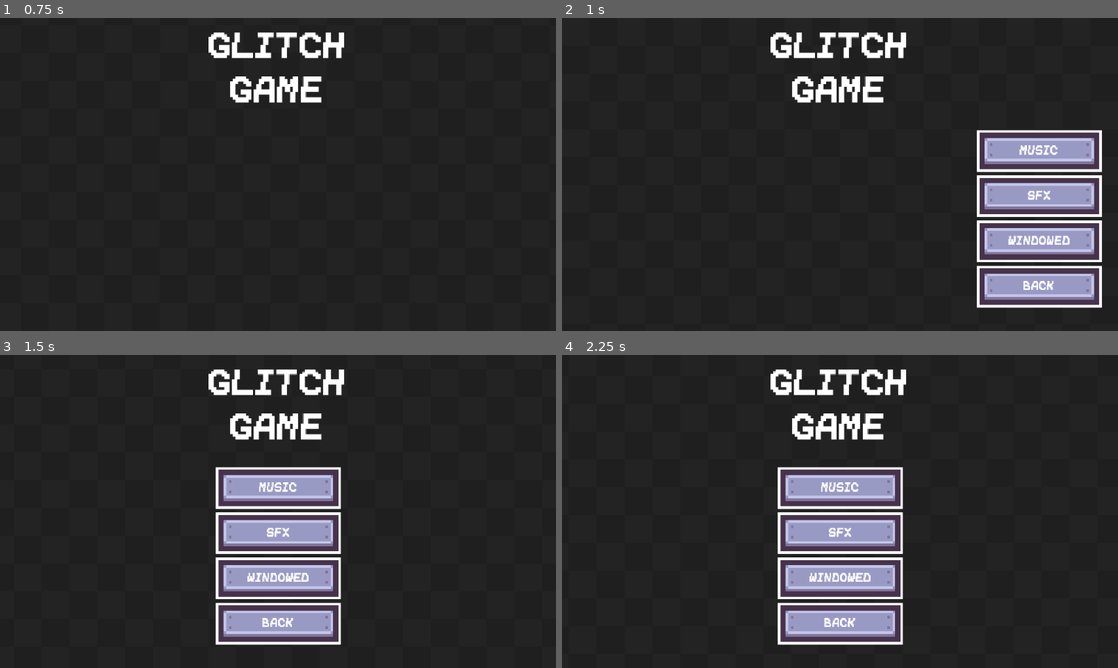
Above: before the commit, frames 1-4 (two rows, left to right).
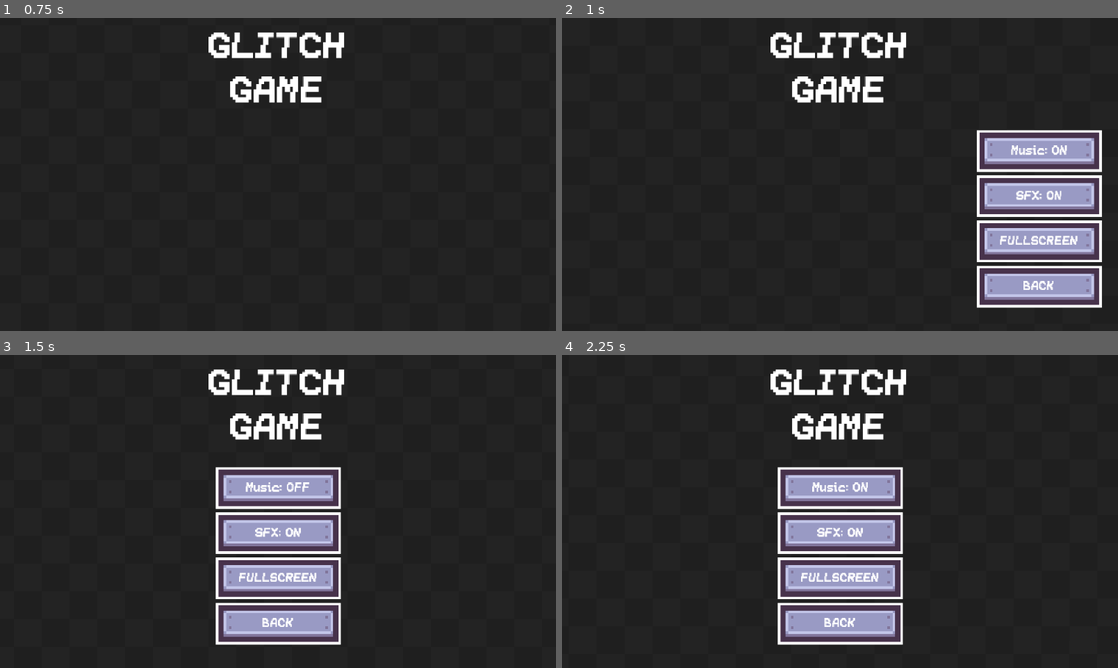
Above: after the commit, the same moments.

Repository: Caio-de-Souza-Marinho/gamejam-42
Game: Godot game, scene res://Scenes/UI/main_menu.tscn
Same seed, same stepped clock (60 frames per second), same inputs: the game is played once before the commit and once after it.
Inputs:
- Up to frame 1 (0.75 s): click "SETTINGS" at 0.5 s
- Up to frame 2 (1 s): no input
- Up to frame 3 (1.5 s): click "MUSIC" (after the commit: "Music: ON") at 1.25 s
- Up to frame 4 (2.25 s): click "MUSIC" (after the commit: "Music: OFF") at 2 s

Frame 1 is identical in both runs. In frame 2, 0.5% of the frame differs, in the area x 78-93%, y 40-73%; in frame 3, 0.5%, in the area x 43-57%, y 40-73%; in frame 4, 0.5%.

Commit message:
add main menu complete

Diff:
--- /dev/null
+++ b/Autoloads/global.gd
@@ -0,0 +1,25 @@
+extends Node
+
+var save_path = "user://save.json"
+
+var settings: Dictionary = {
+	"music": true,
+	"sfx": true,
+	"fullscreen": true
+}
+
+func save_data() -> void:
+	var save = settings.duplicate()
+	var file = FileAccess.open(save_path, FileAccess.WRITE)
+	var json_string = JSON.stringify(save)
+	file.store_string(json_string)
+	file.close()
+
+func load_data() -> void:
+	if not FileAccess.file_exists(save_path):
+		return
+	var file = FileAccess.open(save_path, FileAccess.READ)
+	var json = file.get_as_text()
+	var data = JSON.parse_string(json)
+	file.close()
+	settings = data
--- /dev/null
+++ b/Autoloads/music.tscn
@@ -0,0 +1,9 @@
+[gd_scene format=3 uid="uid://bsajhxxmxy1ks"]
+
+[ext_resource type="AudioStream" uid="uid://dvdn8parrbyvc" path="res://Sounds/Bg Music.mp3" id="1_8261y"]
+
+[node name="Music" type="AudioStreamPlayer" unique_id=1486375589]
+stream = ExtResource("1_8261y")
+volume_db = -15.0
+autoplay = true
+bus = &"Music"
--- /dev/null
+++ b/Autoloads/transition.gd
@@ -0,0 +1,13 @@
+extends Node
+
+@onready var effect: ColorRect = %Effect
+
+func transition_to(scene_path: String) -> void:
+	var tween := create_tween()
+	tween.tween_property(effect.material, "shader_parameter/progress", 1.0, 1.0)
+
+	await tween.finished
+	get_tree().change_scene_to_file(scene_path)
+
+	tween = create_tween()
+	tween.tween_property(effect.material, "shader_parameter/progress", 0.0, 1.0)
--- /dev/null
+++ b/Autoloads/transition.tscn
@@ -0,0 +1,25 @@
+[gd_scene format=3 uid="uid://drwh3rr5smgri"]
+
+[ext_resource type="Script" uid="uid://bcsp21osnvo4v" path="res://Autoloads/transition.gd" id="1_esvv7"]
+[ext_resource type="Shader" uid="uid://dn4k5ujoojkej" path="res://Shaders/transition.gdshader" id="2_h3pgc"]
+
+[sub_resource type="ShaderMaterial" id="ShaderMaterial_2e8nc"]
+shader = ExtResource("2_h3pgc")
+shader_parameter/progress = 0.0
+shader_parameter/diamondPixelSize = 10.0
+
+[node name="Transition" type="Node" unique_id=512084821]
+script = ExtResource("1_esvv7")
+
+[node name="CanvasLayer" type="CanvasLayer" parent="." unique_id=282609325]
+
+[node name="Effect" type="ColorRect" parent="CanvasLayer" unique_id=2020975447]
+unique_name_in_owner = true
+self_modulate = Color(0, 0, 0, 1)
+material = SubResource("ShaderMaterial_2e8nc")
+anchors_preset = 15
+anchor_right = 1.0
+anchor_bottom = 1.0
+grow_horizontal = 2
+grow_vertical = 2
+mouse_filter = 2
--- /dev/null
+++ b/Scenes/CharacterSelection/character_selection.tscn
@@ -0,0 +1,9 @@
+[gd_scene format=3 uid="uid://bkg6ibrrwhnif"]
+
+[node name="CharacterSelection" type="Control" unique_id=39703784]
+layout_mode = 3
+anchors_preset = 15
+anchor_right = 1.0
+anchor_bottom = 1.0
+grow_horizontal = 2
+grow_vertical = 2
--- a/Scenes/UI/main_menu.gd
+++ b/Scenes/UI/main_menu.gd
@@ -2,31 +2,64 @@
 class_name MainMenu
 @onready var main_buttons: Control = $MainButtons
 @onready var settings_buttons: Control = $SettingsButtons
+@onready var ui_sound: AudioStreamPlayer = $UISound
+@onready var music_label: Label = %MusicLabel
+@onready var sfx_label: Label = %SFXLabel
+@onready var window_label: Label = %WindowLabel
 
+func _ready() -> void:
+	Global.load_data()
+	update_audio_bus("Music", music_label, Global.settings.music)
+	update_audio_bus("SFX", sfx_label, Global.settings.sfx)
+	update_fullscreen(Global.settings.fullscreen)
+
+func update_audio_bus(bus_name: String, label: Label, is_on: bool) -> void:
+	AudioServer.set_bus_mute(AudioServer.get_bus_index(bus_name), not is_on)
+	label.text = "%s: %s" % [bus_name, "ON" if is_on else "OFF"]
+
+func update_fullscreen(is_on: bool) -> void:
+	var mode = DisplayServer.WINDOW_MODE_FULLSCREEN if is_on else DisplayServer.WINDOW_MODE_WINDOWED
+	DisplayServer.window_set_mode(mode)
+	window_label.text = "FULLSCREEN" if is_on else "WINDOWED"
 
 func _on_play_button_pressed() -> void:
-	pass # Replace with function body.
+	ui_sound.play()
+	Transition.transition_to("res://Scenes/CharacterSelection/character_selection.tscn")
 
 func _on_settings_button_pressed() -> void:
+	ui_sound.play()
 	var tween := create_tween()
 	tween.tween_property(main_buttons, "global_position:y", 350, 0.2)
 	tween.tween_interval(0.1)
 	tween.tween_property(settings_buttons, "global_position:x", 145, 0.3)
 
 func _on_quit_button_pressed() -> void:
-	pass # Replace with function body.
+	ui_sound.play()
+	Global.save_data()
+	get_tree().quit()
 
 func _on_music_button_pressed() -> void:
-	pass # Replace with function body.
+	ui_sound.play()
+	Global.settings.music = not Global.settings.music
+	update_audio_bus("Music", music_label, Global.settings.music)
 
 func _on_sfx_button_pressed() -> void:
-	pass # Replace with function body.
+	ui_sound.play()
+	Global.settings.sfx = not Global.settings.sfx
+	update_audio_bus("SFX", sfx_label, Global.settings.sfx)
 
 func _on_window_button_pressed() -> void:
-	pass # Replace with function body.
+	ui_sound.play()
+	Global.settings.fullscreen = not Global.settings.fullscreen
+	update_fullscreen(Global.settings.fullscreen)
 
 func _on_back_button_pressed() -> void:
+	ui_sound.play()
 	var tween := create_tween()
 	tween.tween_property(settings_buttons, "global_position:x", 558, 0.3)
 	tween.tween_interval(0.1)
 	tween.tween_property(main_buttons, "global_position:y", 115, 0.2)
+
+func _notification(what: int) -> void:
+	if what == NOTIFICATION_WM_CLOSE_REQUEST:
+		Global.save_data()
--- a/Scenes/UI/main_menu.tscn
+++ b/Scenes/UI/main_menu.tscn
@@ -6,6 +6,7 @@
 [ext_resource type="LabelSettings" uid="uid://bsuvpg7wrcutq" path="res://Extra/font_48.tres" id="4_u7lva"]
 [ext_resource type="Texture2D" uid="uid://dy8e3xkc5qdbp" path="res://Sprites/Interface/Tilemap/tilemap_packed.png" id="5_4pqbp"]
 [ext_resource type="LabelSettings" uid="uid://cg1ww58fr1ktq" path="res://Extra/font_16.tres" id="6_gih0s"]
+[ext_resource type="AudioStream" uid="uid://dtxhputnlac6" path="res://Sounds/select-a.ogg" id="7_gih0s"]
 
 [sub_resource type="ShaderMaterial" id="ShaderMaterial_mrfpk"]
 shader = ExtResource("2_u7lva")
@@ -99,7 +100,7 @@
 ignore_texture_size = true
 stretch_mode = 5
 
-[node name="Label" type="Label" parent="MainButtons/VBoxContainer/Play/PlayButton" unique_id=67471457]
+[node name="PlayLabel" type="Label" parent="MainButtons/VBoxContainer/Play/PlayButton" unique_id=67471457]
 layout_mode = 1
 anchors_preset = 15
 anchor_right = 1.0
@@ -132,7 +133,7 @@
 ignore_texture_size = true
 stretch_mode = 5
 
-[node name="Label" type="Label" parent="MainButtons/VBoxContainer/Settings/SettingsButton" unique_id=2025482554]
+[node name="SettingsLabel" type="Label" parent="MainButtons/VBoxContainer/Settings/SettingsButton" unique_id=2025482554]
 layout_mode = 1
 anchors_preset = 15
 anchor_right = 1.0
@@ -165,7 +166,7 @@
 ignore_texture_size = true
 stretch_mode = 5
 
-[node name="Label" type="Label" parent="MainButtons/VBoxContainer/Quit/QuitButton" unique_id=2134461552]
+[node name="QuitLabel" type="Label" parent="MainButtons/VBoxContainer/Quit/QuitButton" unique_id=2134461552]
 layout_mode = 1
 anchors_preset = 15
 anchor_right = 1.0
@@ -222,14 +223,15 @@
 ignore_texture_size = true
 stretch_mode = 5
 
-[node name="Label" type="Label" parent="SettingsButtons/VBoxContainer/Music/MusicButton" unique_id=706447681]
-layout_mode = 1
-anchors_preset = 15
-anchor_right = 1.0
-anchor_bottom = 1.0
-grow_horizontal = 2
-grow_vertical = 2
-text = "MUSIC"
+[node name="MusicLabel" type="Label" parent="SettingsButtons/VBoxContainer/Music/MusicButton" unique_id=706447681]
+unique_name_in_owner = true
+layout_mode = 1
+anchors_preset = 15
+anchor_right = 1.0
+anchor_bottom = 1.0
+grow_horizontal = 2
+grow_vertical = 2
+text = "MUSIC: ON"
 label_settings = ExtResource("6_gih0s")
 horizontal_alignment = 1
 vertical_alignment = 1
@@ -255,14 +257,15 @@
 ignore_texture_size = true
 stretch_mode = 5
 
-[node name="Label" type="Label" parent="SettingsButtons/VBoxContainer/SFX/SFXButton" unique_id=966878242]
-layout_mode = 1
-anchors_preset = 15
-anchor_right = 1.0
-anchor_bottom = 1.0
-grow_horizontal = 2
-grow_vertical = 2
-text = "SFX"
+[node name="SFXLabel" type="Label" parent="SettingsButtons/VBoxContainer/SFX/SFXButton" unique_id=966878242]
+unique_name_in_owner = true
+layout_mode = 1
+anchors_preset = 15
+anchor_right = 1.0
+anchor_bottom = 1.0
+grow_horizontal = 2
+grow_vertical = 2
+text = "SFX: ON"
 label_settings = ExtResource("6_gih0s")
 horizontal_alignment = 1
 vertical_alignment = 1
@@ -288,7 +291,8 @@
 ignore_texture_size = true
 stretch_mode = 5
 
-[node name="Label" type="Label" parent="SettingsButtons/VBoxContainer/Window/WindowButton" unique_id=1456483357]
+[node name="WindowLabel" type="Label" parent="SettingsButtons/VBoxContainer/Window/WindowButton" unique_id=1456483357]
+unique_name_in_owner = true
 layout_mode = 1
 anchors_preset = 15
 anchor_right = 1.0
@@ -321,7 +325,7 @@
 ignore_texture_size = true
 stretch_mode = 5
 
-[node name="Label" type="Label" parent="SettingsButtons/VBoxContainer/Back/BackButton" unique_id=1692492784]
+[node name="BackLabel" type="Label" parent="SettingsButtons/VBoxContainer/Back/BackButton" unique_id=1692492784]
 layout_mode = 1
 anchors_preset = 15
 anchor_right = 1.0
@@ -332,6 +336,10 @@
 label_settings = ExtResource("6_gih0s")
 horizontal_alignment = 1
 vertical_alignment = 1
+
+[node name="UISound" type="AudioStreamPlayer" parent="." unique_id=94542221]
+stream = ExtResource("7_gih0s")
+bus = &"SFX"
 
 [connection signal="pressed" from="MainButtons/VBoxContainer/Play/PlayButton" to="." method="_on_play_button_pressed"]
 [connection signal="pressed" from="MainButtons/VBoxContainer/Settings/SettingsButton" to="." method="_on_settings_button_pressed"]
--- /dev/null
+++ b/Shaders/transition.gdshader
@@ -0,0 +1,17 @@
+shader_type canvas_item;
+
+uniform float progress : hint_range(0, 1);
+
+uniform float diamondPixelSize = 10.0;
+
+float when_lt(float x, float y) {
+	return max(sign(y - x), 0.0);
+}
+
+void fragment() {
+	float xFraction = fract(FRAGCOORD.x / diamondPixelSize);
+	float yFraction = fract(FRAGCOORD.y / diamondPixelSize);
+	float xDistance = abs(xFraction - 0.5);
+	float yDistance = abs(yFraction - 0.5);
+	COLOR.a = when_lt(xDistance + yDistance + UV.x + UV.y, progress * 4.0);
+}
--- /dev/null
+++ b/default_bus_layout.tres
@@ -0,0 +1,15 @@
+[gd_resource type="AudioBusLayout" format=3 uid="uid://cil528ifqg3oo"]
+
+[resource]
+bus/1/name = &"Music"
+bus/1/solo = false
+bus/1/mute = false
+bus/1/bypass_fx = false
+bus/1/volume_db = -6.2510104
+bus/1/send = &"Master"
+bus/2/name = &"SFX"
+bus/2/solo = false
+bus/2/mute = false
+bus/2/bypass_fx = false
+bus/2/volume_db = -3.5429828
+bus/2/send = &"Master"
--- a/project.godot
+++ b/project.godot
@@ -15,10 +15,21 @@
 config/features=PackedStringArray("4.6", "GL Compatibility")
 config/icon="res://icon.svg"
 
+[audio]
+
+buses/default_bus_layout="uid://cil528ifqg3oo"
+
+[autoload]
+
+Transition="*uid://drwh3rr5smgri"
+Global="*uid://d0pki85kyt3h7"
+Music="*uid://bsajhxxmxy1ks"
+
 [display]
 
 window/size/viewport_width=640
 window/size/viewport_height=360
+window/size/mode=3
 window/size/window_width_override=1920
 window/size/window_height_override=1080
 window/stretch/mode="canvas_items"
Not shown, added: Autoloads/global.gd.uid
Not shown, added: Autoloads/transition.gd.uid
Not shown, added: Shaders/transition.gdshader.uid
